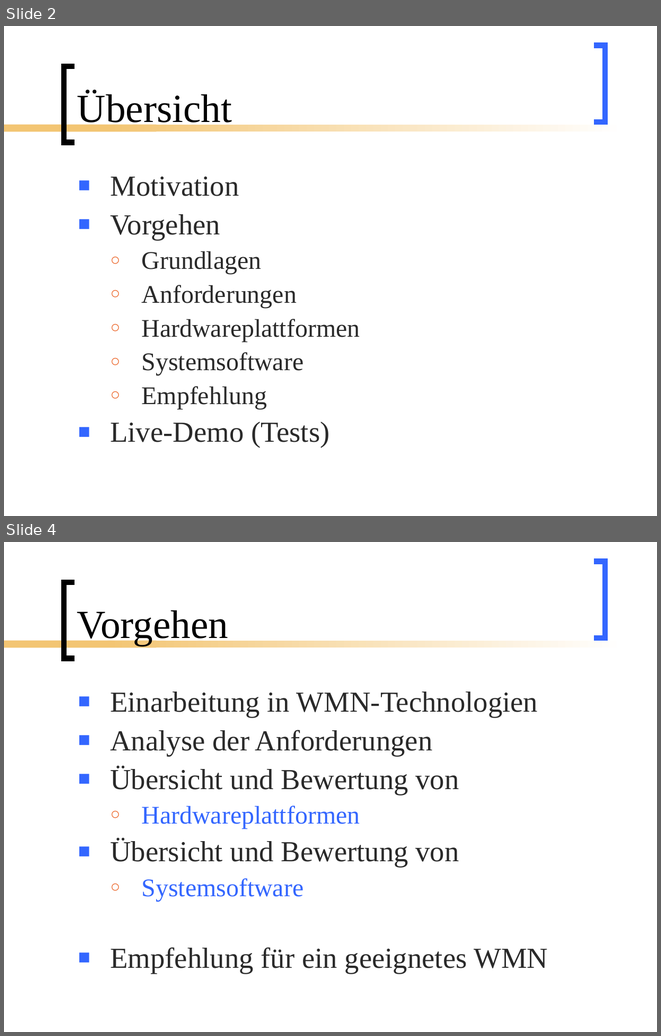
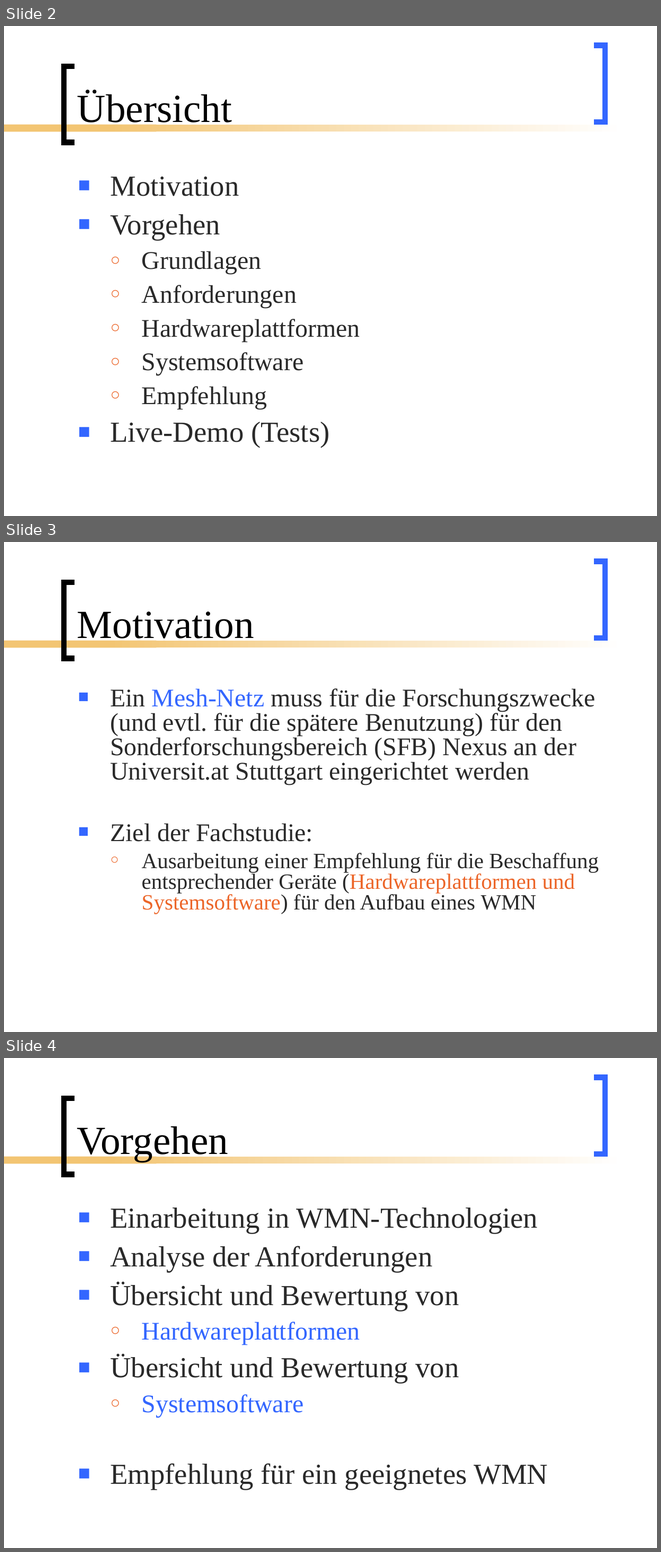
Before and after one commit to BackupTheBerlios/mesh2nexus-svn, a slide deck: documents/folien/MeshNew.ppt. Shown one above the other, each under a label of ours: slides 2 and 4 before the commit, slides 2, 3 and 4 after it; the slides between them are not shown. The pictures are 661x1036 and 661x1552 pixels, drawn with LibreOffice and Linux fonts; fonts in the diff are those of the drawing. Boxes give left, top, right and bottom in pixels: in the first picture for what was removed or moved away, otherwise in the second. Text is boxed around its words. In the diff, an @@ line names an element or a change of style, - is before the commit and + after.

```diff
--- a/documents/folien/MeshNew.ppt
+++ b/documents/folien/MeshNew.ppt
@@ slide 3 added at box(4, 542, 657, 1032), background #FFFFFF; not listed: 4 template elements that a slide beside it also shows @@
@@ title added at box(77, 611, 254, 646), 44 pt, text #000000 @@
+Motivation
@@ text added at box(110, 688, 599, 914), 28 pt, text #292929 @@
+■ Ein Mesh-Netz muss für die Forschungszwecke (und evtl. für die spätere Benutzung) für den Sonderforschungsbereich (SFB) Nexus an der Universit.at Stuttgart eingerichtet werden
+■ Ziel der Fachstudie:
+  ○ Ausarbeitung einer Empfehlung für die Beschaffung entsprechender Geräte (Hardwareplattformen und Systemsoftware) für den Aufbau eines WMN
```
Also in this commit, not shown: 2 slides changed, 1 other slide added, 1 slide removed.
